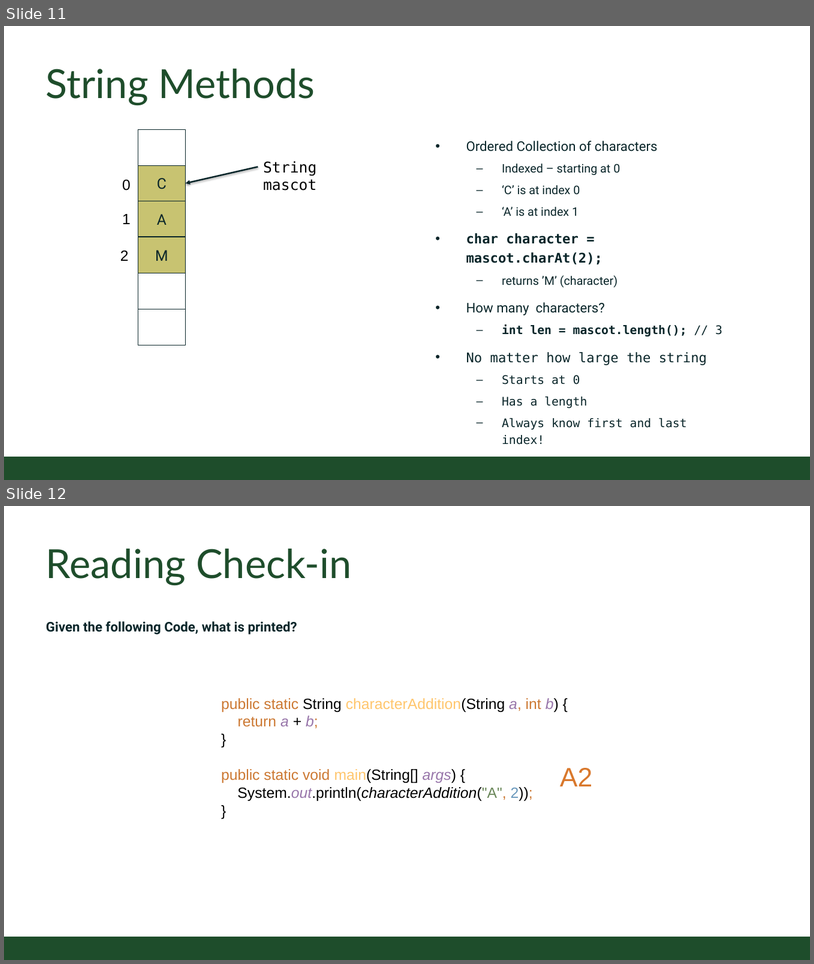
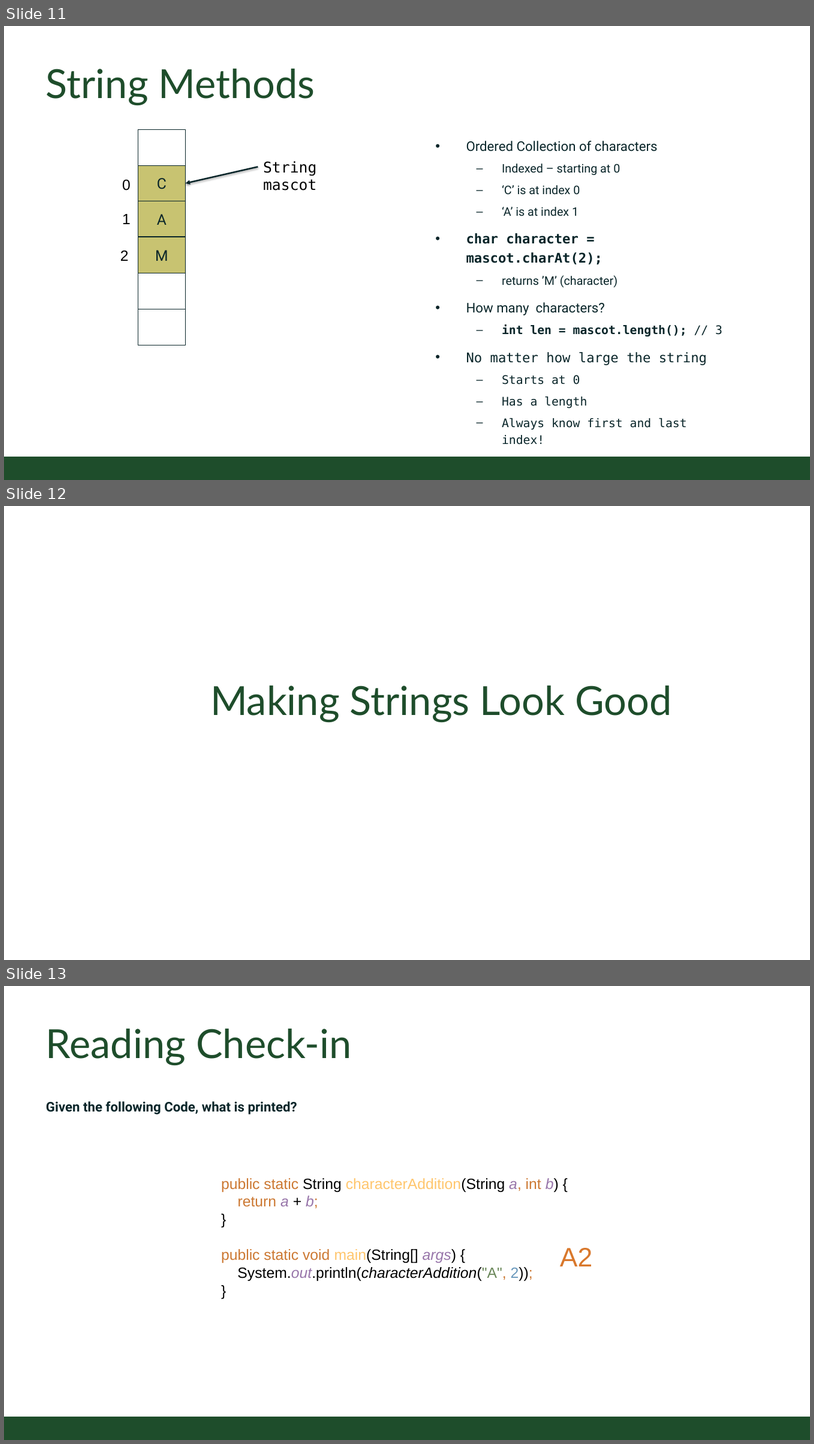
Before and after one commit to CSU-CompSci-CS163-4/Handouts, a slide deck: slides/On-Campus/02_03_CharactersAndStrings.pptx. Shown one above the other, each under a label of ours: slides 11 and 12 before the commit, slides 11, 12 and 13 after it. The pictures are 814x964 and 814x1444 pixels, drawn with LibreOffice and Linux fonts; fonts in the diff are those of the drawing; background and template pictures are left out. Boxes give left, top, right and bottom in pixels: in the first picture for what was removed or moved away, otherwise in the second. Text is boxed around its words. In the diff, an @@ line names an element or a change of style, - is before the commit and + after.

```diff
--- a/slides/On-Campus/02_03_CharactersAndStrings.pptx
+++ b/slides/On-Campus/02_03_CharactersAndStrings.pptx
@@ slide 12 added at (x1=4, y1=506, x2=810, y2=960), background #FFFFFF @@
@@ title added at (x1=210, y1=685, x2=672, y2=722), 54 pt, text #1E4D2B @@
+Making Strings Look Good
@@ what was slide 12 is now slide 13 @@
```
Also in this commit, not shown: 8 slides changed, 1 other slide added, 1 other file.
